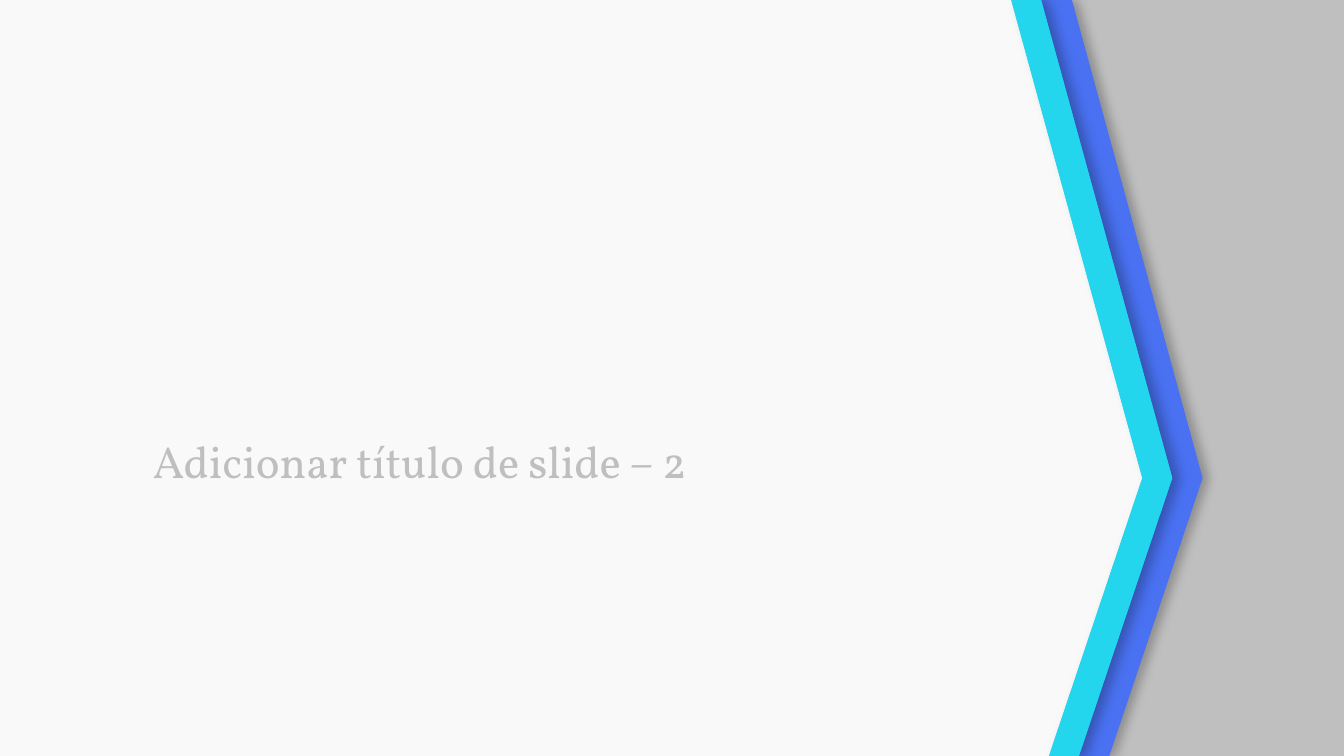
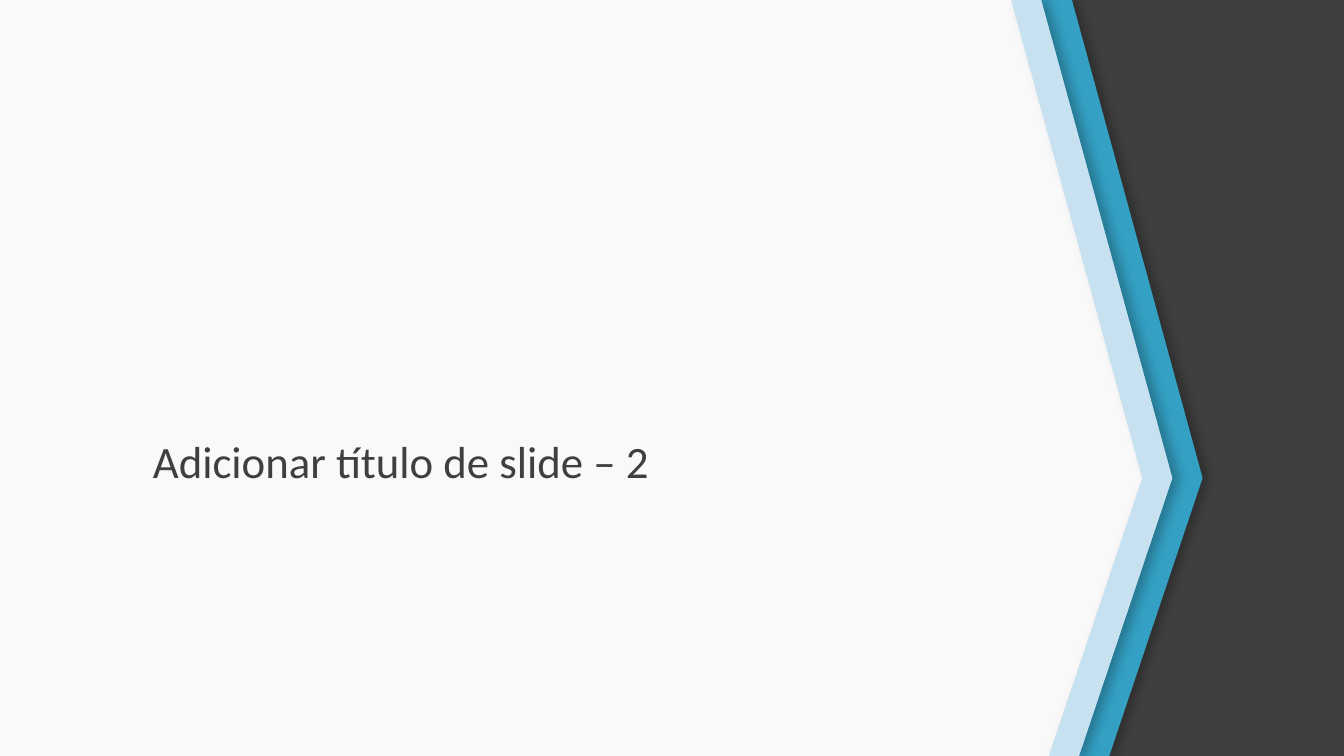
Before and after one commit to esteves-esta/TechHumi, a slide deck: slide 7 of documentacao/PowerPoint.pptx. Drawn at 1344x756 pixels with LibreOffice and Linux fonts; fonts in the diff are those of the drawing. Boxes give left, top, right and bottom in pixels: in the first picture for what was removed or moved away, otherwise in the second. Text is boxed around its words. In the diff, an @@ line names an element or a change of style, - is before the commit and + after.

```diff
--- a/documentacao/PowerPoint.pptx
+++ b/documentacao/PowerPoint.pptx
@@ freeform shape at box(1011, 0, 1173, 756): fill #23D5ED to #C7E1F0 @@
@@ freeform shape at box(1011, 0, 1173, 756): fill #23D5ED to #C7E1F0 @@
@@ freeform shape at box(1018, 0, 1203, 756): fill #4971F1 to #34A1C4 @@
@@ freeform shape at box(1061, 0, 1344, 756): fill #BFBFBF to #3F3F3F @@
@@ title "Adicionar título de slide – ..." at box(153, 447, 649, 479): font Vollkorn to Calibri, text colour #BFBFBF to #3F3F3F @@
```
Also in this commit, not shown: 9 other slides changed, 2 slides added, 2 slides removed, 4 other files.
